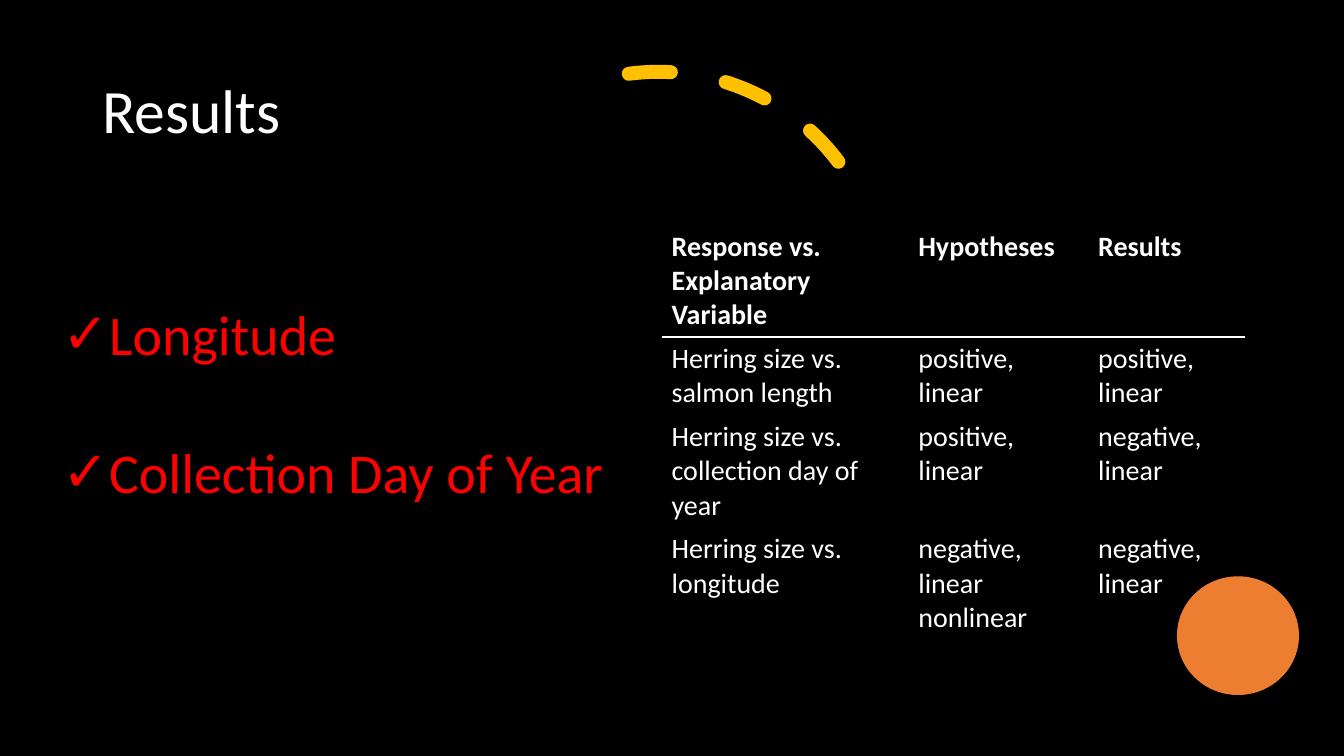
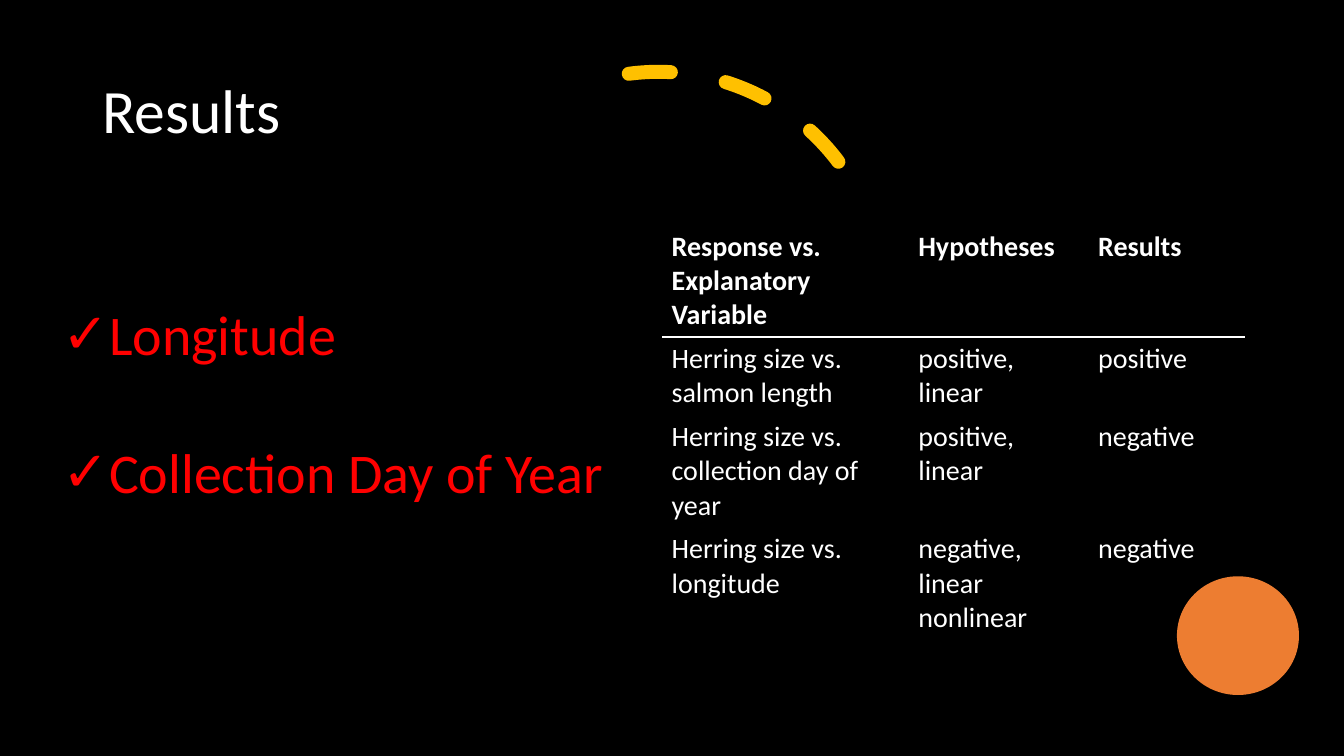
Before and after one commit to rghansen/ES482, a slide deck: slide 7 of ES data project presentation_salmon diet.pptx. Drawn at 1344x756 pixels with LibreOffice and Linux fonts; fonts in the diff are those of the drawing. Boxes give left, top, right and bottom in pixels: in the first picture for what was removed or moved away, otherwise in the second. Text is boxed around its words. In the diff, an @@ line names an element or a change of style, - is before the commit and + after.

Commit message:
Changed results slide and removed "linear" - linear model not supported.

```diff
--- a/ES data project presentation_salmon diet.pptx
+++ b/ES data project presentation_salmon diet.pptx
@@ table at box(662, 225, 1246, 632) @@
-row 2, column 3: positive, linear
+row 2, column 3: positive
-row 3, column 3: negative, linear
+row 3, column 3: negative
-row 4, column 3: negative, linear
+row 4, column 3: negative
```
